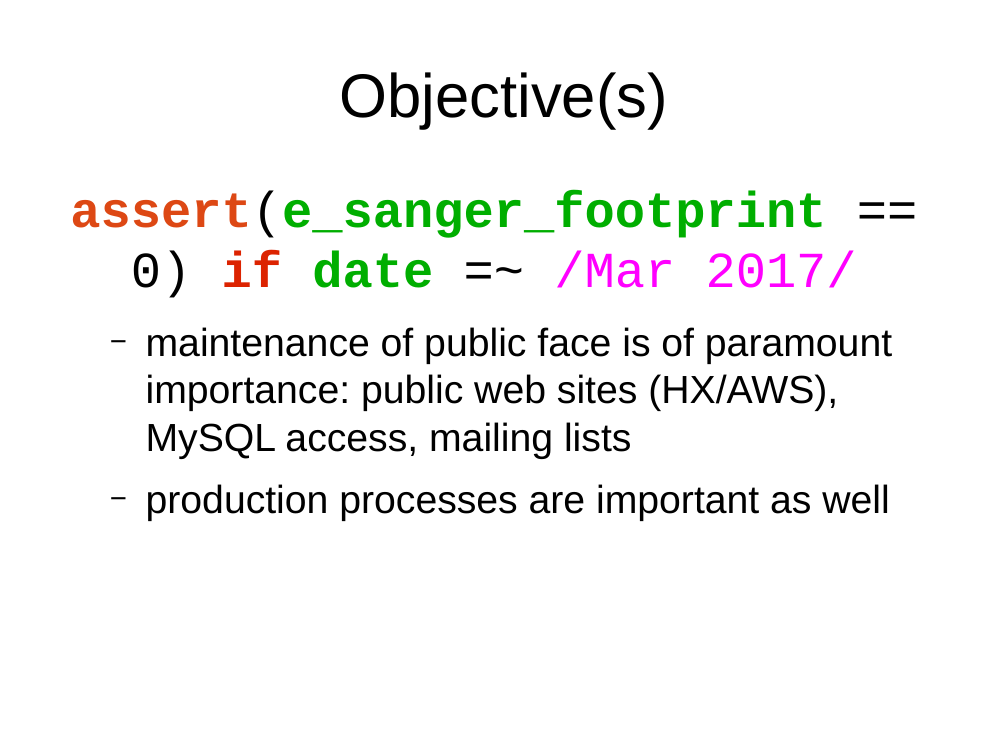
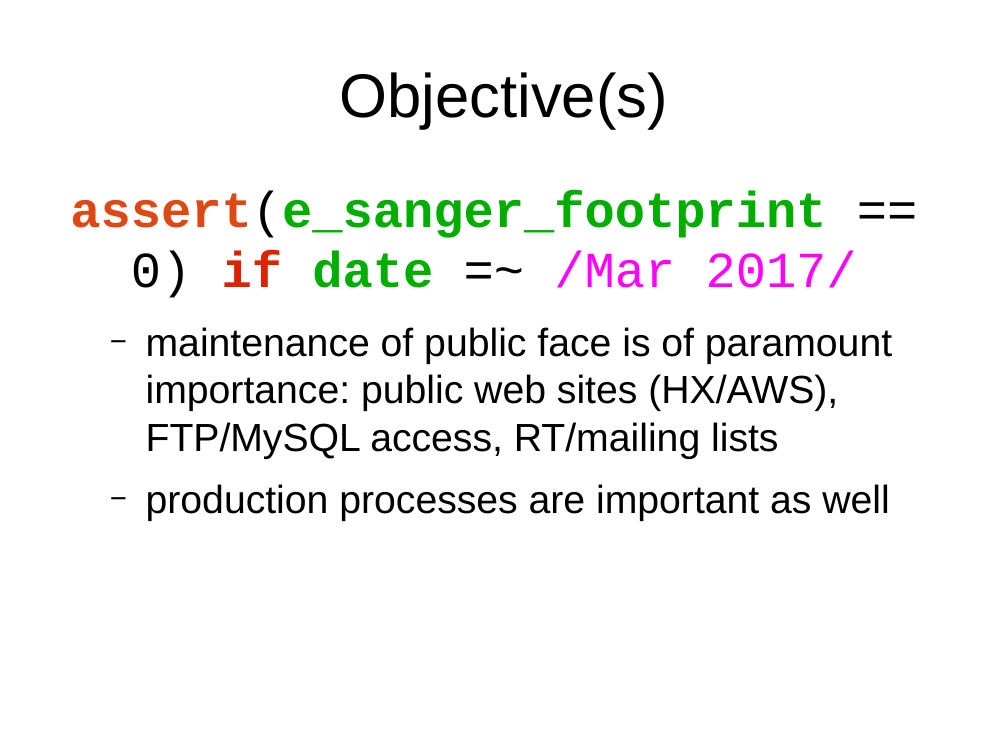
Before and after one commit to avullo/ensembl-migration-pm, a slide deck: slide 2 of data-review-10-16/talk.odp. Drawn at 1008x756 pixels with LibreOffice and Linux fonts; fonts in the diff are those of the drawing; background and template pictures are left out. Boxes give left, top, right and bottom in pixels: in the first picture for what was removed or moved away, otherwise in the second. Text is boxed around its words. In the diff, an @@ line names an element or a change of style, - is before the commit and + after.

```diff
--- a/data-review-10-16/talk.odp
+++ b/data-review-10-16/talk.odp
@@ text at (146,327,892,459): text changed @@
-  − maintenance of public face is of paramount importance: public web sites (HX/AWS), MySQL access, mailing lists
+  − maintenance of public face is of paramount importance: public web sites (HX/AWS), FTP/MySQL access, RT/mailing lists
```
Also in this commit, not shown: 16 other slides changed, 6 slides added, 4 slides removed, 11 other files.
